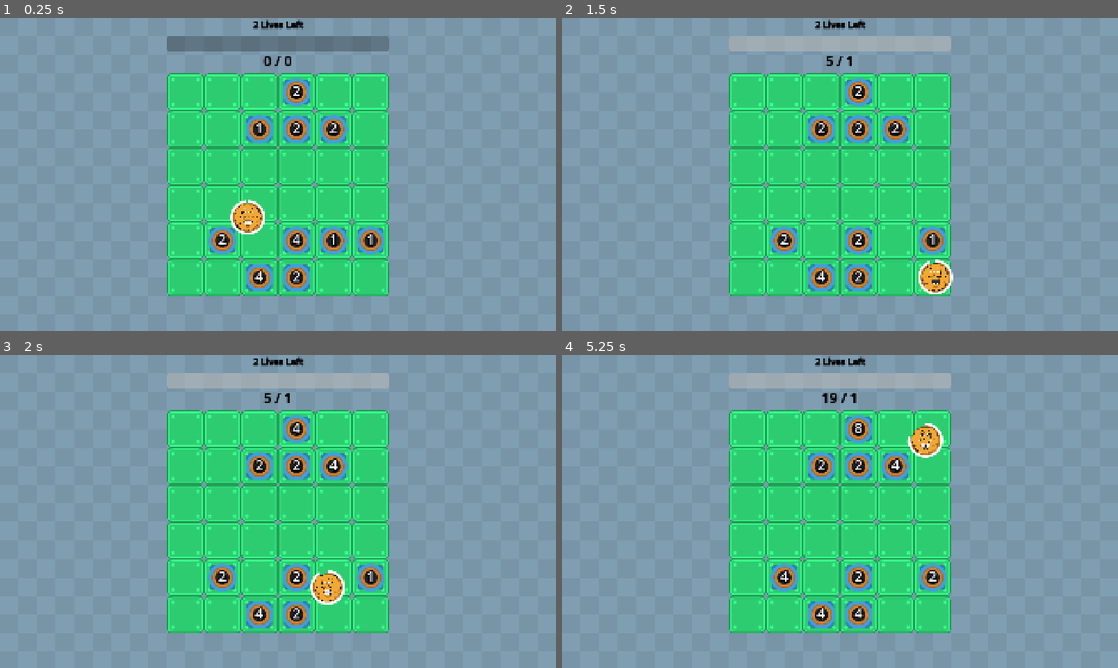
Above: before the commit, frames 1-4 (two rows, left to right).
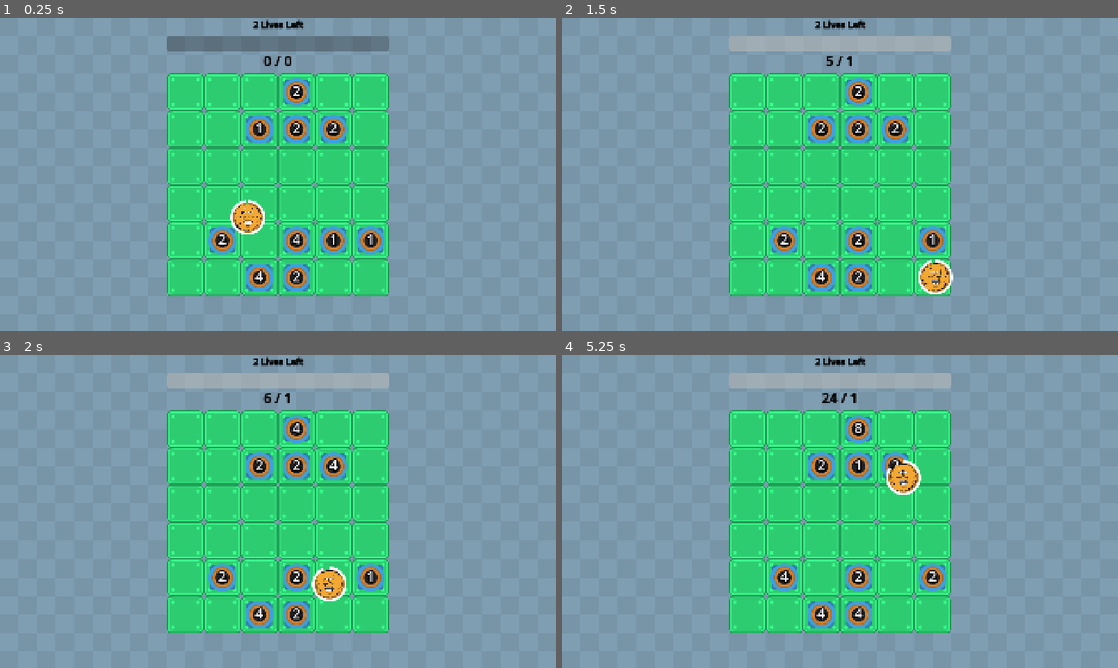
Above: after the commit, the same moments.

Repository: wanamelon/prototype_monorepo
Game: Godot game, scene res://source/bounce_main.tscn
The game is run twice, just before and just after one commit, with the same random seed, the same clock (stepped at 60 frames per second) and the same inputs. Sound files missing from this copy of the repository are replaced by a short silence.
Inputs:
- Up to frame 1 (0.25 s): no input
- Up to frame 2 (1.5 s): no input
- Up to frame 3 (2 s): no input
- Up to frame 4 (5.25 s): no input

Frame 1 is identical in both runs. In frame 2, 0.1% of the frame differs, in the area x 64-70%, y 77-89%; in frame 3, 0.5%; in frame 4, 1.2%, in the area x 46-69%, y 12-45%.

Commit message:
Move items to own folder

Diff:
--- a/roller/source/bounce_main.tscn
+++ b/roller/source/bounce_main.tscn
@@ -1,8 +1,8 @@
-[gd_scene load_steps=12 format=3 uid="uid://cdewixren54n7"]
+[gd_scene load_steps=13 format=3 uid="uid://cdewixren54n7"]
 
 [ext_resource type="Script" uid="uid://ctlovqr0sahr0" path="res://source/bounce_main.gd" id="1_ovsfe"]
 [ext_resource type="Shader" uid="uid://dm7q3tppttf5j" path="res://source/desaturate.gdshader" id="1_p5ard"]
-[ext_resource type="Script" uid="uid://ckw8rr21jqg1f" path="res://source/item_def.gd" id="2_0panw"]
+[ext_resource type="Script" uid="uid://ckw8rr21jqg1f" path="res://source/item/item_def.gd" id="2_0panw"]
 [ext_resource type="Texture2D" uid="uid://df8r231n3c6yr" path="res://assets/rolling_ball/background_blue.png" id="3_vx23h"]
 [ext_resource type="PackedScene" uid="uid://cy54rx8phsksw" path="res://source/game_board.tscn" id="4_vx23h"]
 [ext_resource type="Texture2D" uid="uid://ccdy67xn8m374" path="res://assets/rolling_ball/block_locked_square.png" id="6_0panw"]
@@ -22,13 +22,18 @@
 item_id = 10
 metadata/_custom_type_script = "uid://ckw8rr21jqg1f"
 
+[sub_resource type="Resource" id="Resource_3yruk"]
+script = ExtResource("2_0panw")
+item_id = 6
+metadata/_custom_type_script = "uid://ckw8rr21jqg1f"
+
 [sub_resource type="ShaderMaterial" id="ShaderMaterial_to078"]
 shader = ExtResource("1_p5ard")
 shader_parameter/saturation = 0.30000001425
 
 [node name="BounceMain" type="Node2D"]
 script = ExtResource("1_ovsfe")
-item_configs = Array[ExtResource("2_0panw")]([SubResource("Resource_k3n88"), SubResource("Resource_ovsfe"), SubResource("Resource_a5fj5")])
+item_configs = Array[ExtResource("2_0panw")]([SubResource("Resource_k3n88"), SubResource("Resource_ovsfe"), SubResource("Resource_a5fj5"), SubResource("Resource_3yruk")])
 
 [node name="TextureRect" type="TextureRect" parent="."]
 material = SubResource("ShaderMaterial_to078")
--- a/roller/source/crop.gd
+++ b/roller/source/item/crop.gd
@@ -1,5 +1,6 @@
 class_name Crop extends ItemSystem.Item
 
+const CROP_SCENE: PackedScene = preload("res://source/item/crop.tscn")
 const THOUSANDS_LEVEL_SUFFIXES = ["", "K", "M"]
 const DIGITS_PER_THOUSAND_LEVEL: int = 3
 const LEVEL_COLORS := [
@@ -15,6 +16,9 @@
 ]
 var rng := RandomNumberGenerator.new()
 var level: int = 1
+
+static func instance() -> Crop:
+	return CROP_SCENE.instantiate()
 
 func activate(state: MatchState):
 	var events: Array[ItemEvent] = []
--- a/roller/source/crop.tscn
+++ b/roller/source/item/crop.tscn
@@ -1,6 +1,6 @@
 [gd_scene load_steps=7 format=3 uid="uid://1e3xm6ur0cmn"]
 
-[ext_resource type="Script" uid="uid://bbgfi3wxcdfkk" path="res://source/crop.gd" id="1_1owf8"]
+[ext_resource type="Script" uid="uid://bbgfi3wxcdfkk" path="res://source/item/crop.gd" id="1_1owf8"]
 [ext_resource type="Texture2D" uid="uid://r3bfnria2cwq" path="res://assets/rolling_ball/hole_small_end_alt.png" id="2_8owxi"]
 [ext_resource type="AudioStream" uid="uid://lq1tdvpynlb3" path="res://assets/audio/level_up.mp3" id="3_54d5u"]
 [ext_resource type="AudioStream" uid="uid://dwfd2dplrtomh" path="res://assets/audio/damage.mp3" id="4_8owxi"]
--- a/roller/source/crop_spawner.gd
+++ b/roller/source/item/crop_spawner.gd
@@ -1,6 +1,5 @@
 class_name CropSpawner extends ItemSystem.Item
 
-const CROP_SCENE: PackedScene = preload("res://source/crop.tscn")
 var _random := RandomNumberGenerator.new()
 
 func activate(state: MatchState):
@@ -8,7 +7,7 @@
 	if state.tick == 0:
 		for i in range(10): # TODO: configurable?
 			var factory = func ():
-				var crop = CROP_SCENE.instantiate()
+				var crop := Crop.instance()
 				crop.level = _random.randi_range(1, 3)
 				return crop
 			events.append(ItemSystem.SpawnEvent.new(factory, ItemSystem.AnyFreeCell.new(), 1.0))
Renamed: roller/source/crop.gd.uid -> roller/source/item/crop.gd.uid
Renamed: roller/source/crop_spawner.gd.uid -> roller/source/item/crop_spawner.gd.uid
Renamed: roller/source/item_def.gd -> roller/source/item/item_def.gd
Renamed: roller/source/item_def.gd.uid -> roller/source/item/item_def.gd.uid
Renamed: roller/source/item_system.gd -> roller/source/item/item_system.gd
Renamed: roller/source/item_system.gd.uid -> roller/source/item/item_system.gd.uid
Renamed: roller/source/level_up_crop_on_hit.gd -> roller/source/item/level_up_crop_on_hit.gd
Renamed: roller/source/level_up_crop_on_hit.gd.uid -> roller/source/item/level_up_crop_on_hit.gd.uid
